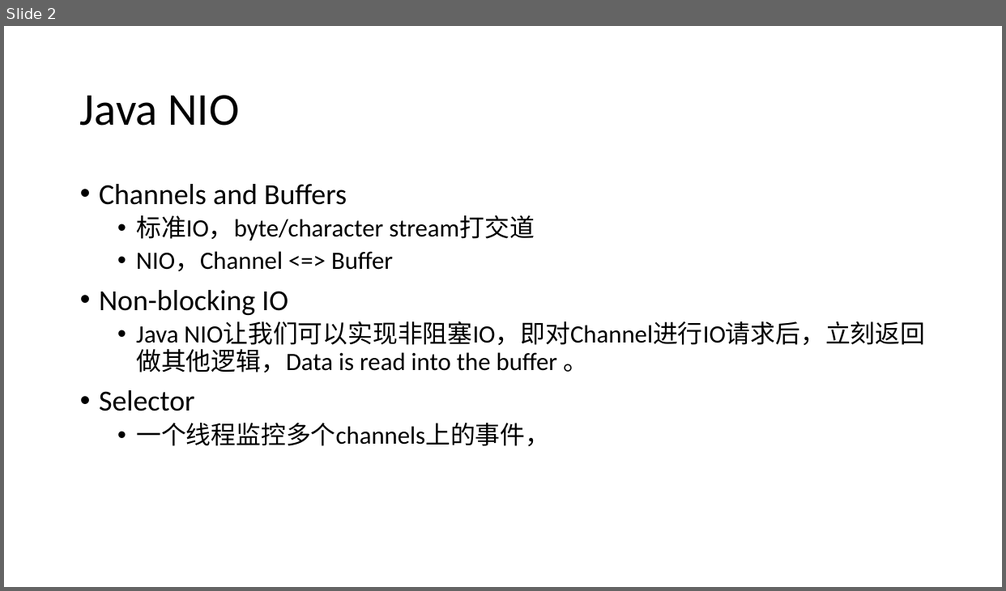
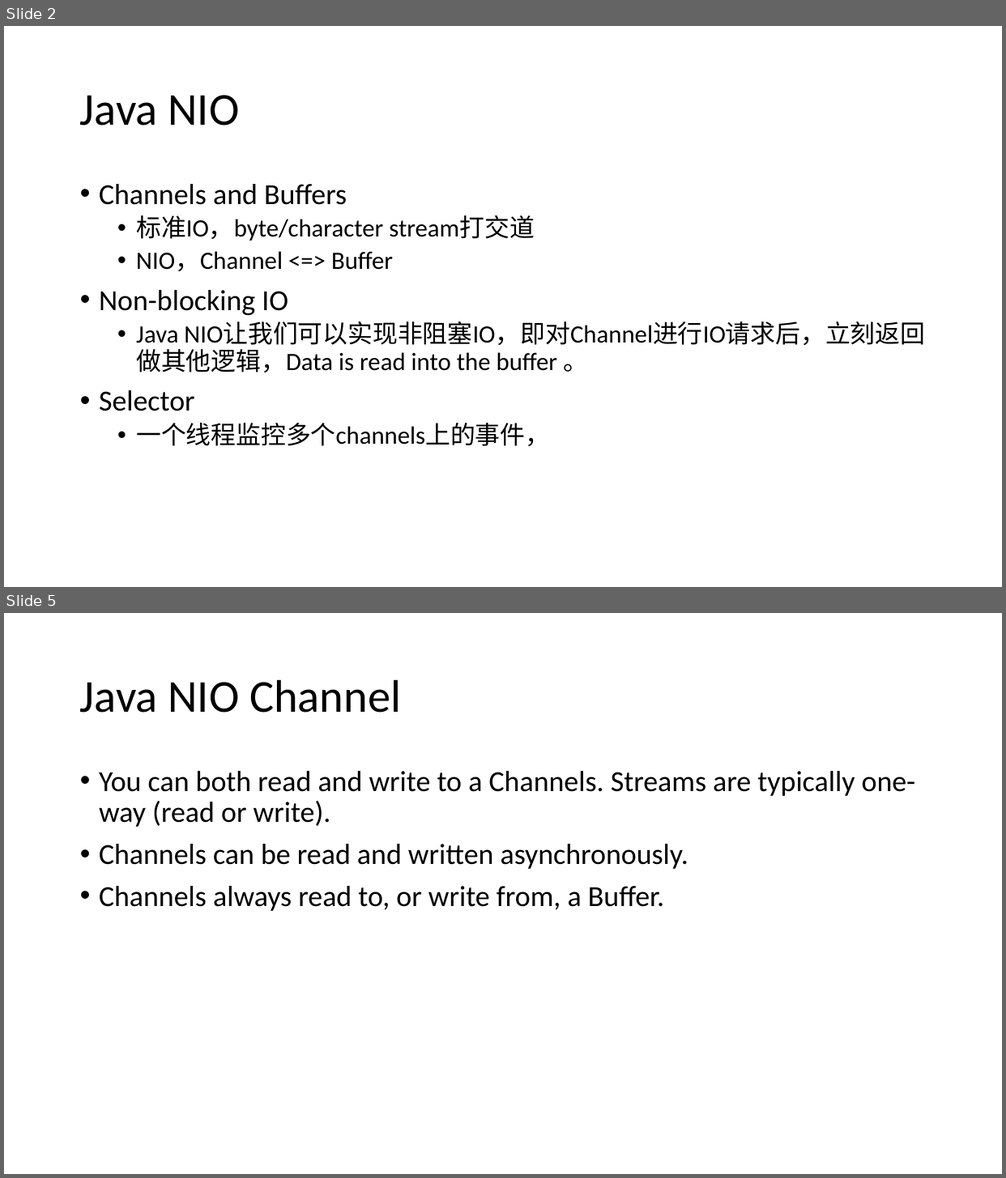
Before and after one commit to zy475459736/progress, a slide deck: io/IO.pptx. Shown one above the other, each under a label of ours: slide 2 before the commit, slides 2 and 5 after it; the slides between them are not shown. The pictures are 1006x591 and 1006x1178 pixels, drawn with LibreOffice and Linux fonts; fonts in the diff are those of the drawing. Boxes give left, top, right and bottom in pixels: in the first picture for what was removed or moved away, otherwise in the second. Text is boxed around its words. In the diff, an @@ line names an element or a change of style, - is before the commit and + after.

```diff
--- a/io/IO.pptx
+++ b/io/IO.pptx
@@ slide 5 added at [4, 613, 1002, 1174], background #FFFFFF @@
@@ title added at [80, 679, 401, 713], 44 pt, text #000000 @@
+Java NIO Channel
@@ text added at [99, 771, 916, 911], 28 pt, text #000000 @@
+• You can both read and write to a Channels. Streams are typically one-way (read or write).
+• Channels can be read and written asynchronously.
+• Channels always read to, or write from, a Buffer.
```
Also in this commit, not shown: 9 other slides added, 2 slides removed.
